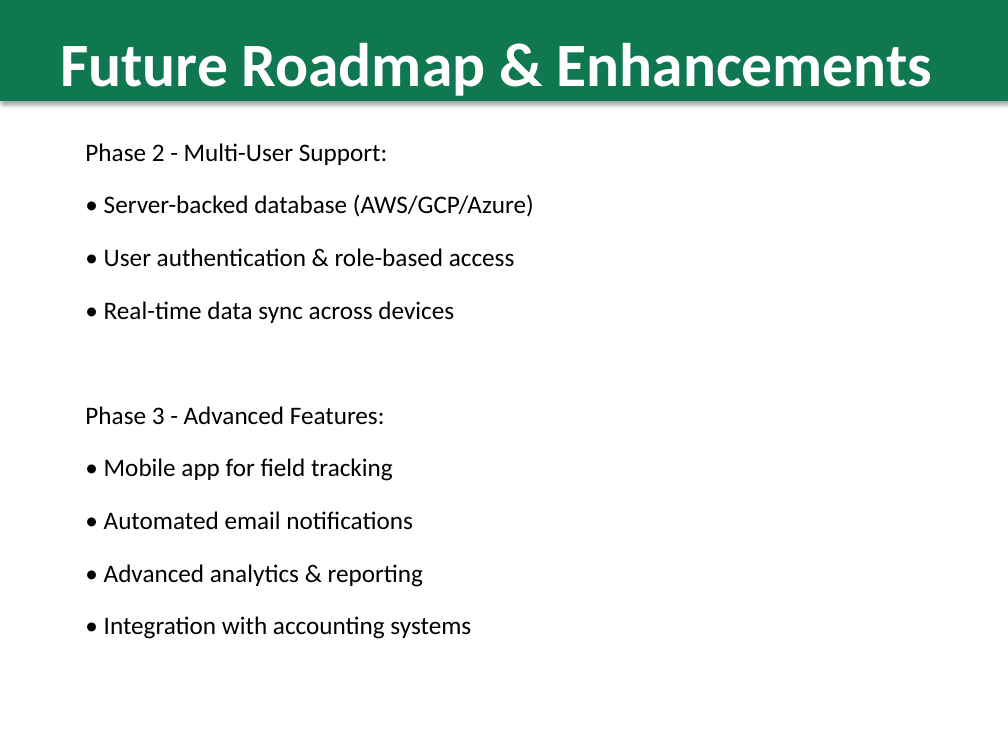
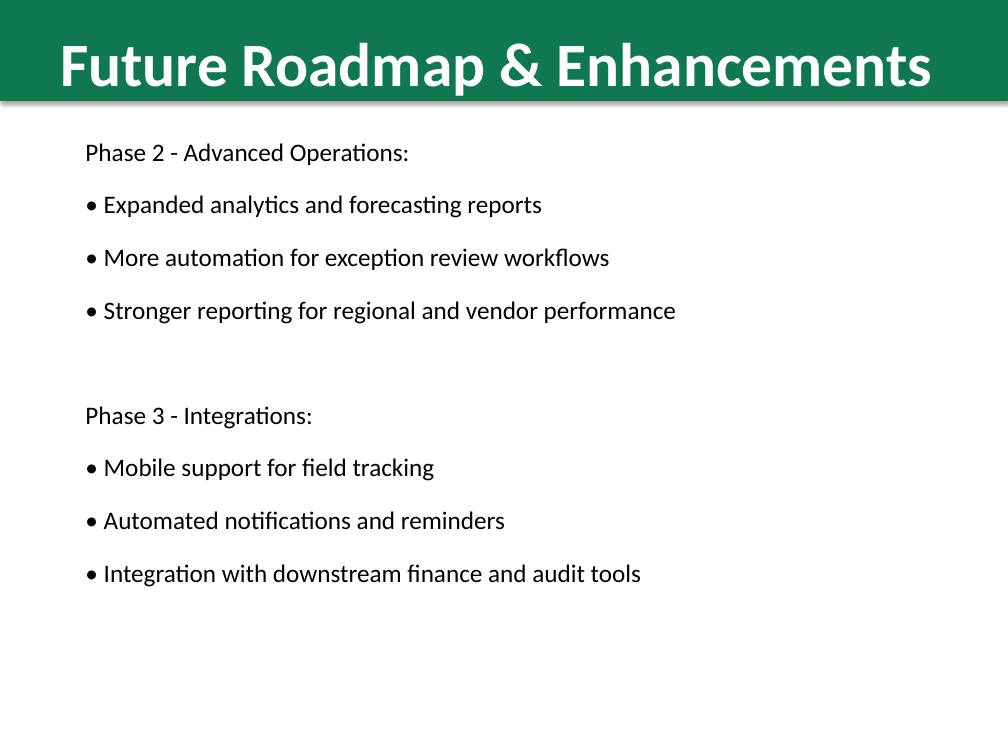
Before and after one commit to bigzylj-ux/omnipay-inventory, a slide deck: slide 19 of OmniPay_System_Presentation.pptx. Drawn at 1008x756 pixels with LibreOffice and Linux fonts; fonts in the diff are those of the drawing. Boxes give left, top, right and bottom in pixels: in the first picture for what was removed or moved away, otherwise in the second. Text is boxed around its words. In the diff, an @@ line names an element or a change of style, - is before the commit and + after.

Commit message:
Major Update: The application now prefers **Supabase** for shared cross-user visibility and uses IndexedDB as a fallback when remote access is unavailable

```diff
--- a/OmniPay_System_Presentation.pptx
+++ b/OmniPay_System_Presentation.pptx
@@ text at (85, 143, 676, 587): text changed @@
-Phase 2 - Multi-User Support:
-• Server-backed database (AWS/GCP/Azure)
-• User authentication & role-based access
-• Real-time data sync across devices
-Phase 3 - Advanced Features:
-• Mobile app for field tracking
-• Automated email notifications
-• Advanced analytics & reporting
-• Integration with accounting systems
+Phase 2 - Advanced Operations:
+• Expanded analytics and forecasting reports
+• More automation for exception review workflows
+• Stronger reporting for regional and vendor performance
+Phase 3 - Integrations:
+• Mobile support for field tracking
+• Automated notifications and reminders
+• Integration with downstream finance and audit tools
```
Also in this commit, not shown: 5 other slides changed, 9 other files.
